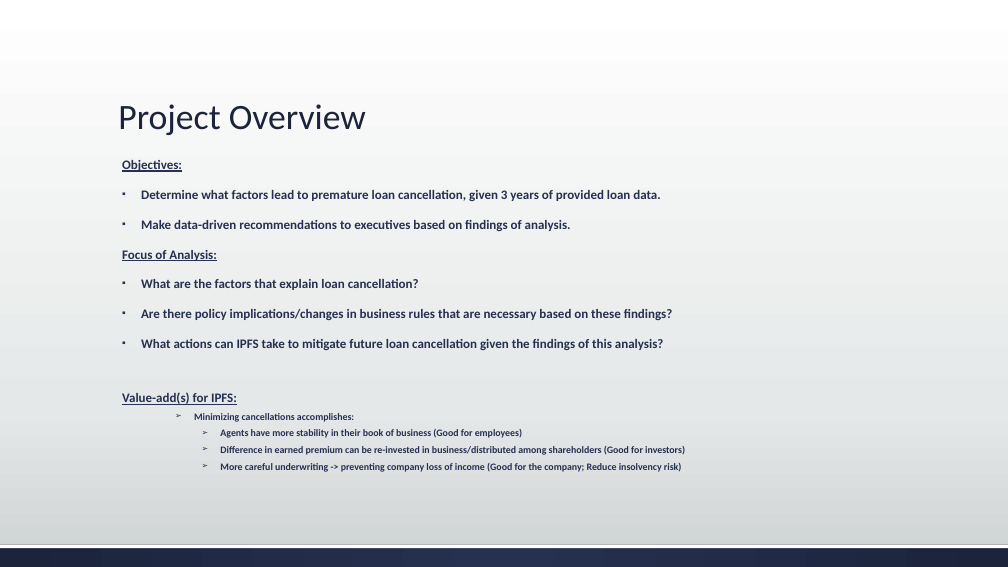
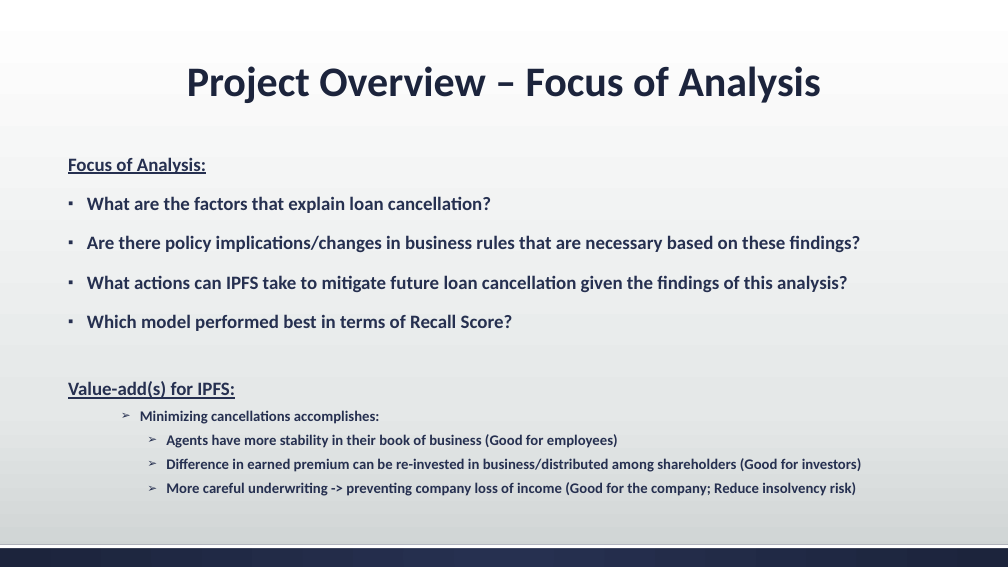
Before and after one commit to ericvan1325/IPFS-Analytics-Competiton, a slide deck: slide 4 of IPFS Analytics.pptx (slide 3 before the commit). Drawn at 1008x567 pixels with LibreOffice and Linux fonts; fonts in the diff are those of the drawing. Boxes give left, top, right and bottom in pixels: in the first picture for what was removed or moved away, otherwise in the second. Text is boxed around its words. In the diff, an @@ line names an element or a change of style, - is before the commit and + after.

```diff
--- a/IPFS Analytics.pptx
+++ b/IPFS Analytics.pptx
@@ title at box(187, 66, 821, 103): text changed; size 34 to 40 pt; bold on @@
-Project Overview
+Project Overview – Focus of Analysis
@@ text "Focus of Analysis:": place and size @@
-text "Focus of Analysis:" at box(122, 160, 685, 472)
+text "Focus of Analysis:" at box(68, 157, 862, 496)
@@ text at box(68, 157, 862, 496): size 12.3 to 18 pt in "Focus of Analysis:", "What are the factors that explain loan ...", "Are there policy implications/changes in business rules ...", "What actions can IPFS take to mitigate ..." and 1 more places; size 9.4 to 14 pt in "Minimizing cancellations accomplishes:", "Agents have more stability in their book ...", "Difference in earned premium can be re-invested ...", "More careful underwriting -> preventing company loss ..."; line spacing 0.7 to 0.9 @@
@@ text at box(122, 160, 660, 231): paragraphs removed @@
-Objectives:
-▪ Determine what factors lead to premature loan cancellation, given 3 years of provided loan data.
-▪ Make data-driven recommendations to executives based on findings of analysis.
@@ text at box(87, 314, 513, 331): paragraph added @@
+▪ Which model performed best in terms of Recall Score?
```
Also in this commit, not shown: 10 other slides changed, 23 slides added, 6 slides removed.
